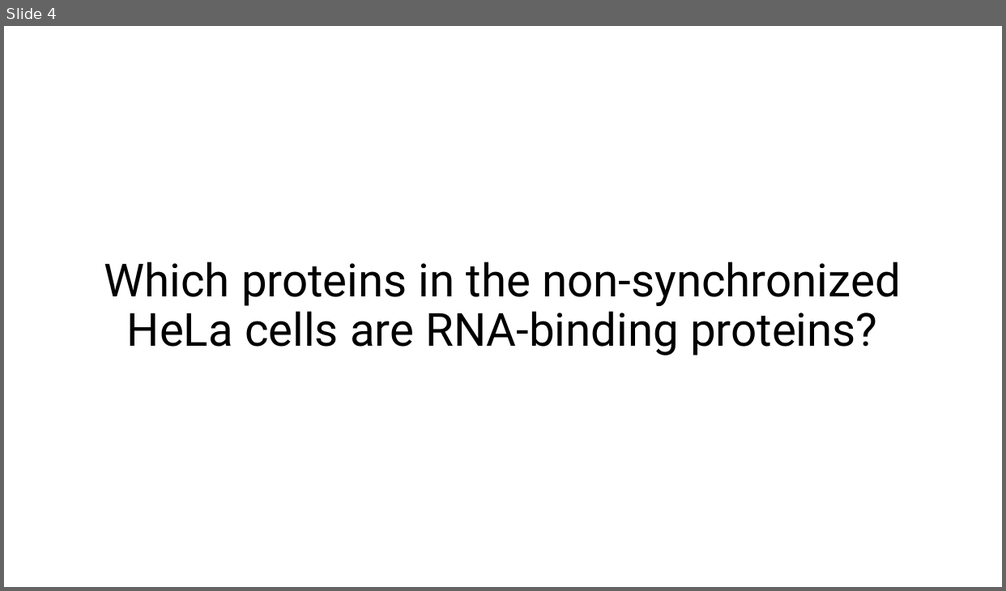
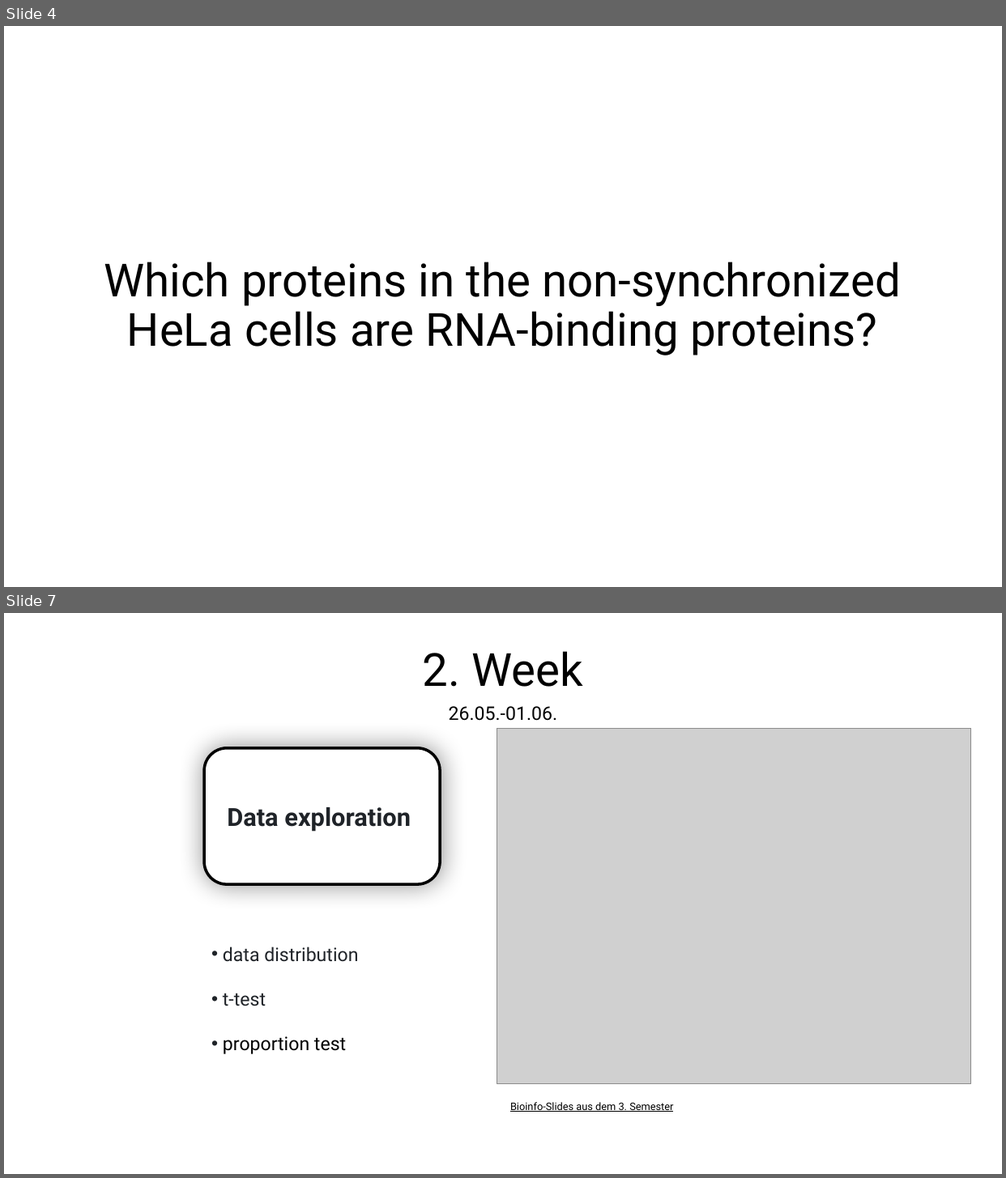
Before and after one commit to MichelaPozzi/2025-topic-03-group-01, a slide deck: Project Proposal Ben.pptx. Shown one above the other, each under a label of ours: slide 4 before the commit, slides 4 and 7 after it; the slides between them are not shown. The pictures are 1006x591 and 1006x1178 pixels, drawn with LibreOffice and Linux fonts; fonts in the diff are those of the drawing; grey boxes stand for pictures. Boxes give left, top, right and bottom in pixels: in the first picture for what was removed or moved away, otherwise in the second. Text is boxed around its words. In the diff, an @@ line names an element or a change of style, - is before the commit and + after.

```diff
--- a/Project Proposal Ben.pptx
+++ b/Project Proposal Ben.pptx
@@ slide 7 added at (x1=4, y1=613, x2=1002, y2=1174), background #FFFFFF @@
@@ text added at (x1=423, y1=651, x2=583, y2=687), 44 pt, text #000000 @@
+2. Week
@@ text added at (x1=449, y1=706, x2=558, y2=721), 18 pt, text #000000 @@
+26.05.-01.06.
@@ picture added at (x1=496, y1=728, x2=970, y2=1076) @@
@@ picture added at (x1=496, y1=728, x2=970, y2=1084) @@
@@ rounded rectangle added at (x1=204, y1=748, x2=440, y2=884), fill #FFFFFF, outline #000000 2.75 pt, 24 pt, text #1F2328, bold @@
+Data exploration
@@ picture added at (x1=496, y1=748, x2=955, y2=1061) @@
@@ text added at (x1=223, y1=947, x2=358, y2=1054), 18 pt, text #1F2328 @@
+• data distribution
+• t-test
+• proportion test
@@ text added at (x1=510, y1=1102, x2=673, y2=1112), 10 pt, text #000000, underline @@
+Bioinfo-Slides aus dem 3. Semester
```
Also in this commit, not shown: 4 slides changed, 5 other slides added, 2 slides removed, 1 other file.
